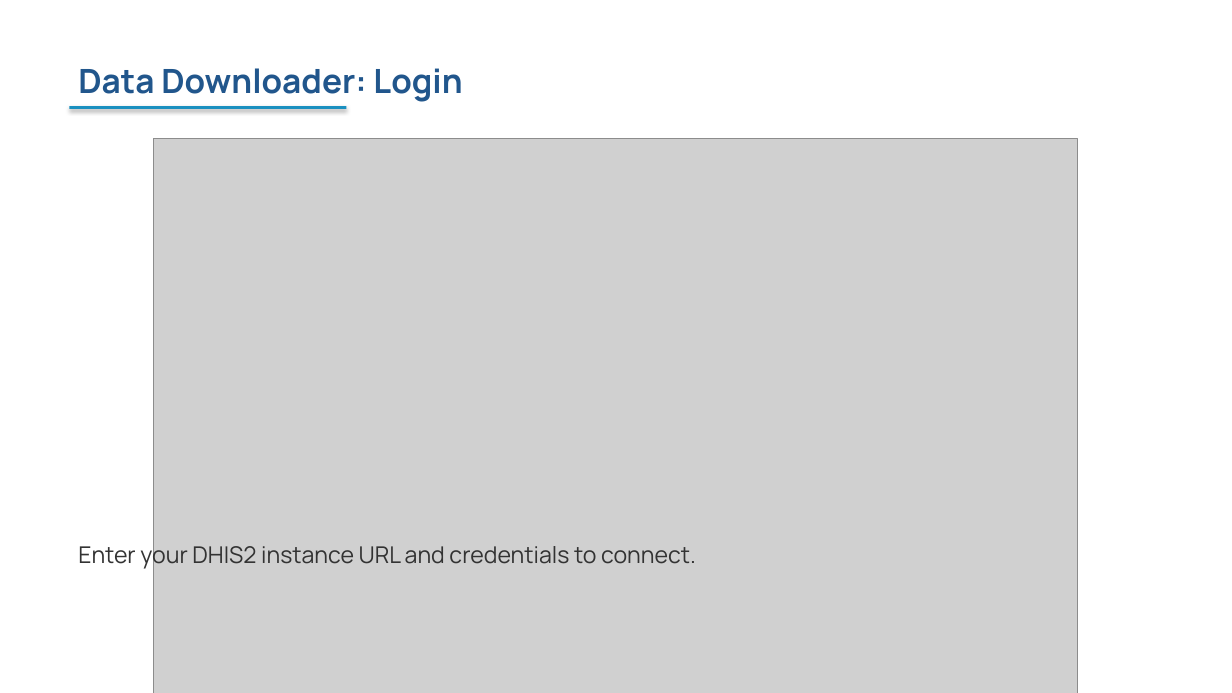
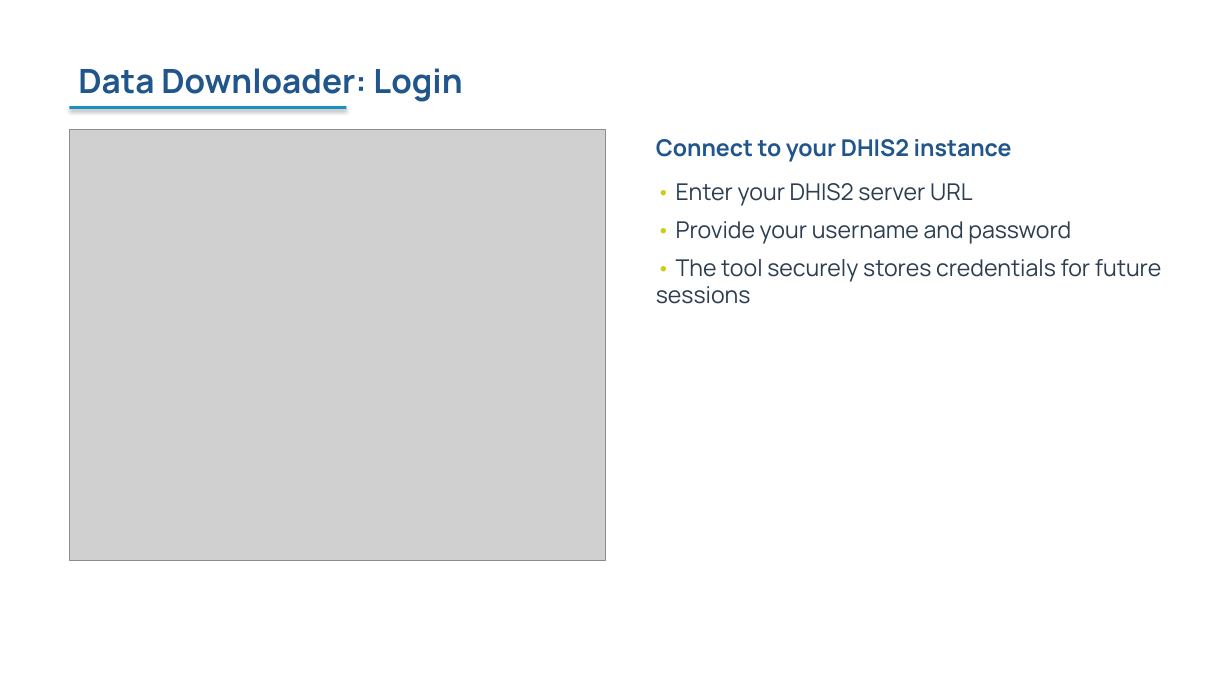
Before and after one commit to FASTR-Analytics/fastr-resource-hub, a slide deck: slide 22 of outputs/2026-zambia_deck.pptx. Drawn at 1232x693 pixels with LibreOffice and Linux fonts; fonts in the diff are those of the drawing; grey boxes stand for pictures. Boxes give left, top, right and bottom in pixels: in the first picture for what was removed or moved away, otherwise in the second. Text is boxed around its words. In the diff, an @@ line names an element or a change of style, - is before the commit and + after.

```diff
--- a/outputs/2026-zambia_deck.pptx
+++ b/outputs/2026-zambia_deck.pptx
@@ picture: place and size @@
-picture at <box>154,139,1079,693</box>
+picture at <box>69,129,605,561</box>
@@ text at <box>656,139,1161,304</box>: text changed; text colour #333333 to #2C3E50 @@
-Enter your DHIS2 instance URL and credentials to connect.
+Connect to your DHIS2 instance
+• Enter your DHIS2 server URL
+• Provide your username and password
+• The tool securely stores credentials for future sessions
```
Also in this commit, not shown: 34 other slides changed, 1 slide added, 1 slide removed, 38 other files.
